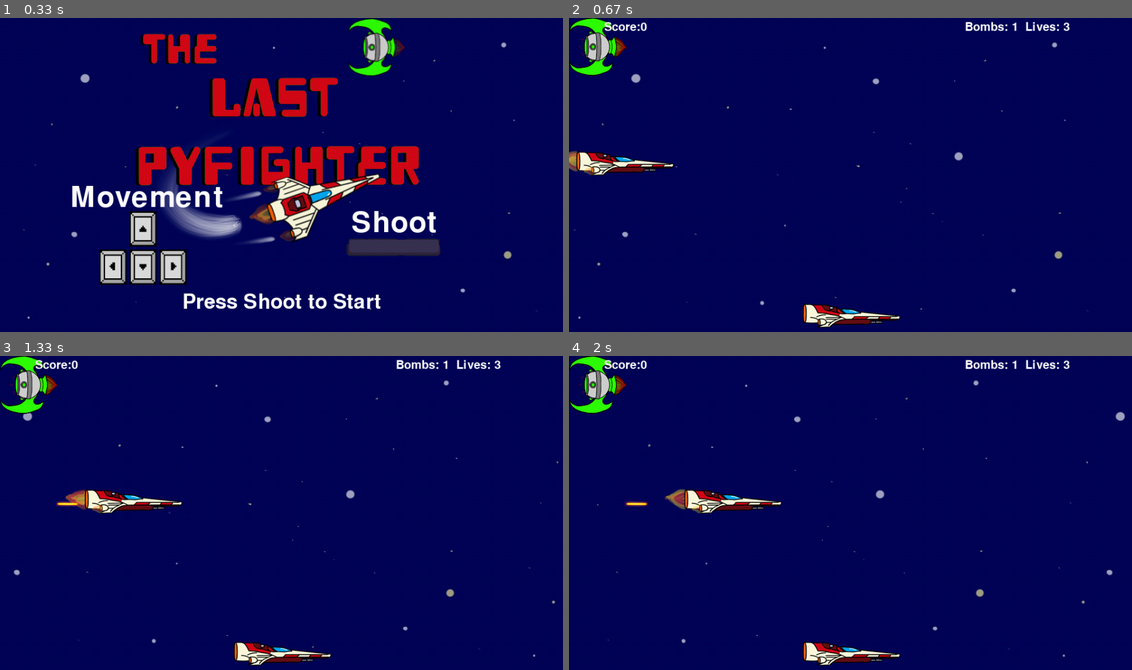
Above: before the commit, frames 1-4 (two rows, left to right).
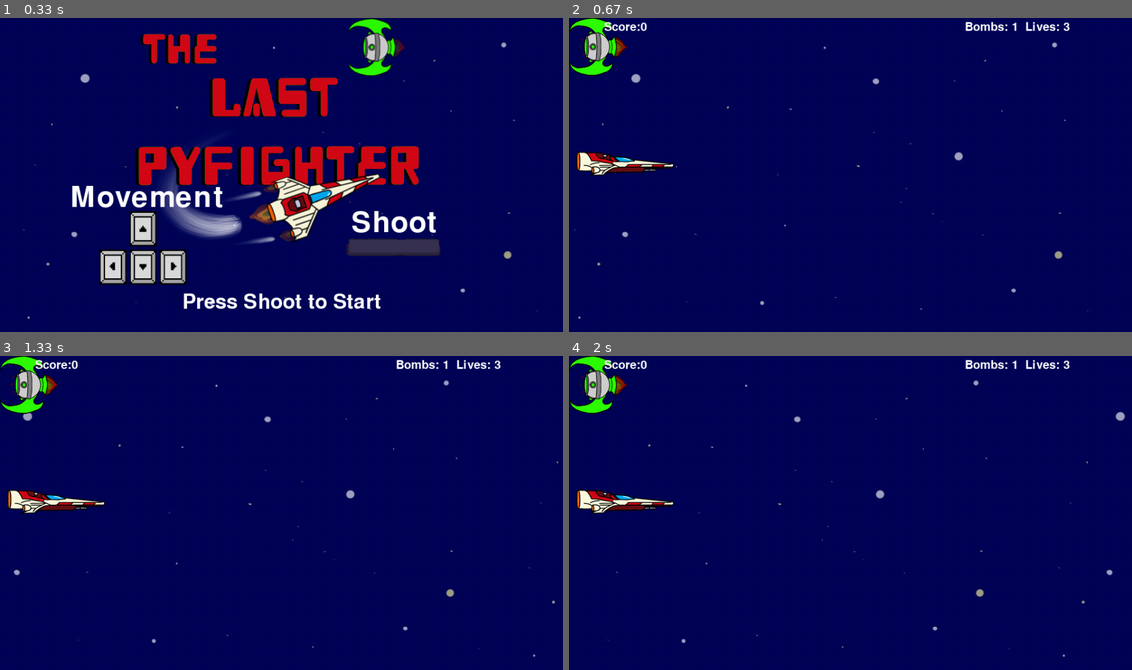
Above: after the commit, the same moments.

Repository: Demi-hero/UoN_Game_Project
Game: pygame game, started from Main.py
The game is run twice, just before and just after one commit, with the same random seed, the same clock (stepped at 60 frames per second) and the same inputs.
Inputs:
- Up to frame 1 (0.33 s): no input
- Up to frame 2 (0.67 s): tap Space at 0.33 s
- Up to frame 3 (1.33 s): tap Space at 0.67 s; hold Right from 1 s (still down)
- Up to frame 4 (2 s): release Right at 1.47 s

Frame 1 is identical in both runs. In frame 2, 1.0% of the frame differs, in the area x 0-59%, y 42-99%; in frame 3, 2.5%; in frame 4, 2.6%, in the area x 1-59%, y 42-99%.

Commit message:
Commeneted out non groups releated work

Diff:
--- a/Main.py
+++ b/Main.py
@@ -42,15 +42,18 @@
             # updating the object states, and drawing to screen (see gamedata)
             if not self.paused:
                 Board.draw()
-                Player1.draw()
-                power_up.spawn(Player1)
-                Bullet1.draw()
-                Alien1.draw()
-                AlienSmart.draw()
+                gd.all_sprites.draw(Board.screen)
+                Board.update()
+                gd.all_sprites.update()
+                # Player1.draw()
+                # power_up.spawn(Player1)
+                # Bullet1.draw()
+                # Alien1.draw()
+                # AlienSmart.draw()
 #                AlBullet.draw()
 
-                Board.update()
-                Bullet1.update()
+
+                # Bullet1.update()
                 # passes main (self) to alien update and detect_collision to update score and lives
 #                Alien1.update(AlBullet, self)
 #                AlienSmart.update(Player1, AlBullet, self)
@@ -62,7 +65,7 @@
 #                AlBullet.detect_collisions(Tokens, self)
 
                  # Update
-                gd.all_sprites.update()
+
 
                 # check to see if a bullet hit a mob
                 hits = pyg.sprite.groupcollide(gd.aliens, gd.bullets, True, True)
--- a/gamedata.py
+++ b/gamedata.py
@@ -117,16 +117,17 @@
         self.ht = self.sprite.get_height()
         self.image = self.sprite
         self.rect = self.image.get_rect()
-        # initialising position on screen, speed and hitbox
         self.radius = 20
-        self.x = BORDER
-        self.y = HEIGHT//2 - self.ht
-        self.rect.centerx = WIDTH // 2
-        self.rect.bottom = HEIGHT - 10
+
+        # initialises starting position on the board.
+        self.rect.x = BORDER
+        self.rect.y = HEIGHT//2 - self.ht
         self.speed = 4
 #        self.hitbox = pyg.Rect(self.x, self.y, self.ln, self.ht)
+
         # animation loop - as it increments up, different images of the sprite are drawn, resulting in animation
         self.animation_loop = 0
+
         # x-axis velocity, used to determine whether to animate thrusters
         self.x_vel = 0
         self.altering_name = False
@@ -134,8 +135,8 @@
 
     def get_gun_location(self):
         # returns the gun position to the event handler, who passes it to bullet fire method
-        x_gun = self.x + self.ln//2
-        y_gun = self.y + self.ht//2
+        x_gun = self.rect.x + self.ln//2
+        y_gun = self.rect.y + self.ht//2
         return [x_gun, y_gun]
 
     def get_hitbox(self):
@@ -159,13 +160,14 @@
             velocity = self.speed
         # this step is here for animation purposes - it flags whether to animate thrusters
         self.x_vel = x_dir
-        x_new = self.x + (x_dir * velocity)
-        y_new = self.y + (y_dir * velocity)
+        x_new = self.rect.x + (x_dir * velocity)
+        y_new = self.rect.y + (y_dir * velocity)
+        print(f"x:{x_new}, y:{y_new}")
         # checks if the new positions are in the play area, and updates if they are
         if (x_new > BORDER) and (x_new < (WIDTH//2)):
-            self.x = x_new
+            self.rect.x = x_new
         if (y_new > BORDER) and (y_new < HEIGHT-BORDER-self.ht):
-            self.y = y_new
+            self.rect.y = y_new
 
     def draw(self):
         # moves hitbox to current position and draws self on screen
@@ -391,14 +393,14 @@
         self.pickup = pyg.mixer.Sound(os.path.join("sounds", "Power-Up.wav"))
         self.spawned = False
         self.powers_dict = {0: [pyg.image.load(os.path.join("images", "hero_life.png")), 93, 25, self.extra_life],
-                            1: [pyg.image.load(os.path.join("images", "bomb3.png")), 58, 100, self.extra_bomb]}
+                            1: [pyg.image.load(os.path.join("images", "bomb.png")), 58, 100, self.extra_bomb]}
         self.starttime = time.time()
 
         self.power_up = []
         self.spawn_pos = (0,0)
 
     def spawn(self, player):
-        if (time.time() - self.starttime)//1 == 3 and not self.spawned:
+        if (time.time() - self.starttime)//1 == 10 and not self.spawned:
             # generate a random number between 0 and however many
             self.power_up = self.powers_dict[randint(0, 1)]
             self.spawn_pos = (randint(BORDER, (WIDTH//2)-self.power_up[1]),
@@ -406,7 +408,7 @@
             self.hitbox = pyg.Rect(self.spawn_pos[0], self.spawn_pos[1], self.power_up[1], self.power_up[2])
             self.spawned = True
             Background.screen.blit(self.power_up[0],self.spawn_pos)
-        elif (time.time() - self.starttime)//1 == 10:
+        elif (time.time() - self.starttime)//1 == 30:
             self.starttime = time.time()
             self.spawn_pos = (randint(BORDER, (WIDTH//2)-self.power_up[1]),
                               randint(BORDER, HEIGHT-BORDER-self.power_up[2]))
